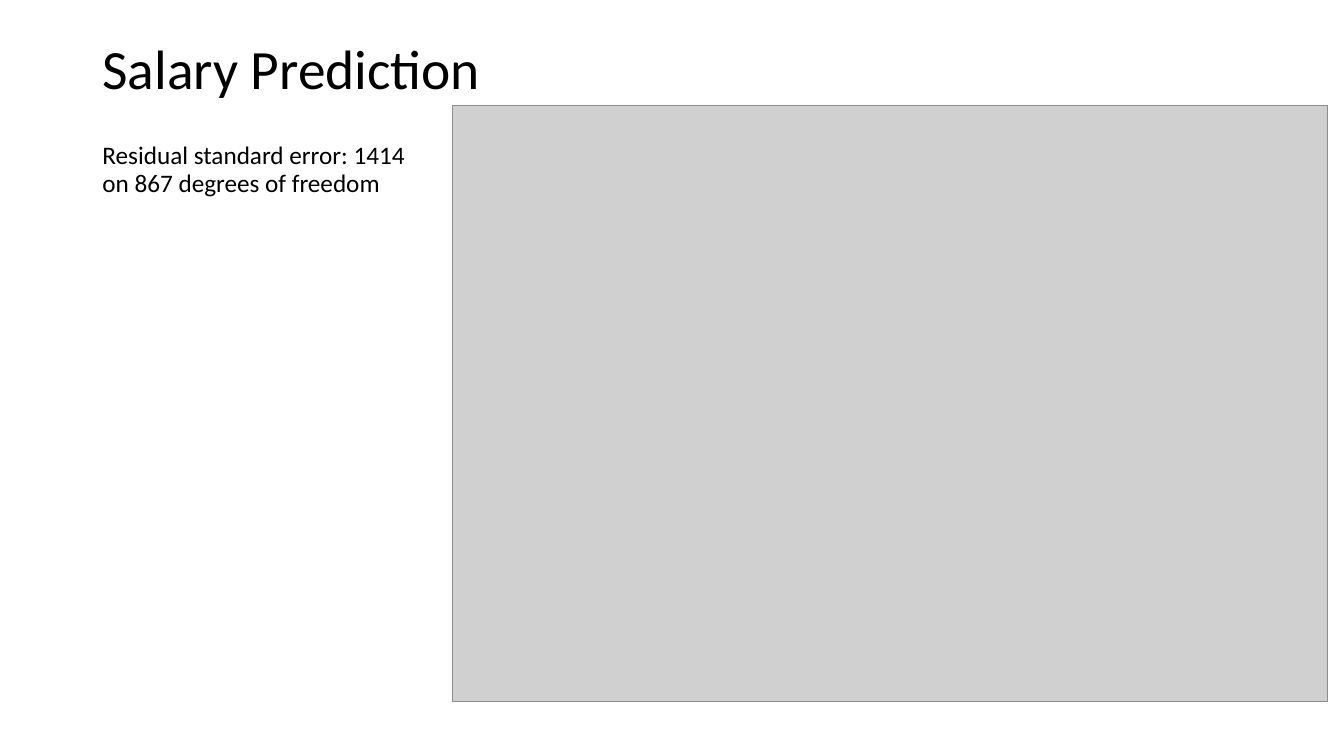
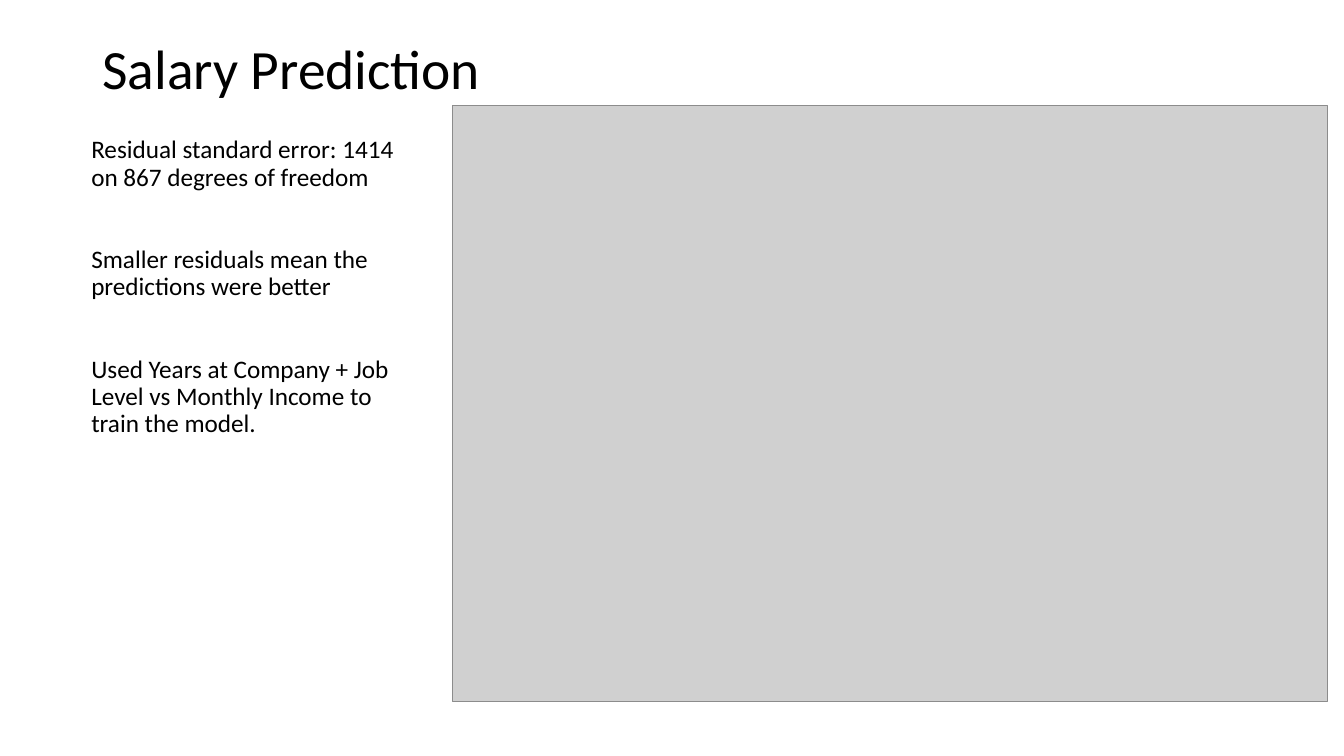
Before and after one commit to cmdre94/CaseStudy2DDS, a slide deck: slide 7 of Attrition Study.pptx (slide 6 before the commit). Drawn at 1344x756 pixels with LibreOffice and Linux fonts; fonts in the diff are those of the drawing; grey boxes stand for pictures. Boxes give left, top, right and bottom in pixels: in the first picture for what was removed or moved away, otherwise in the second. Text is boxed around its words. In the diff, an @@ line names an element or a change of style, - is before the commit and + after.

```diff
--- a/Attrition Study.pptx
+++ b/Attrition Study.pptx
@@ text "Residual standard error: 1414 on ...": place and size @@
-text "Residual standard error: 1414 on ..." at [102, 146, 405, 197]
+text "Residual standard error: 1414 on ..." at [91, 140, 393, 432]
@@ text at [91, 250, 389, 432]: paragraphs added @@
+Smaller residuals mean the predictions were better
+Used Years at Company + Job Level vs Monthly Income to train the model.
```
Also in this commit, not shown: 3 other slides changed, 1 slide added.
